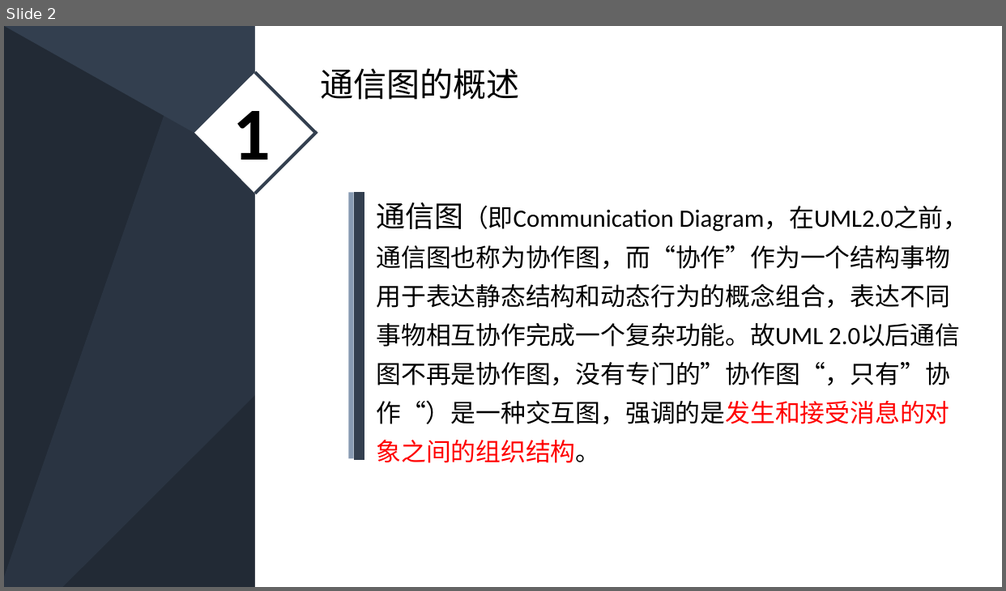
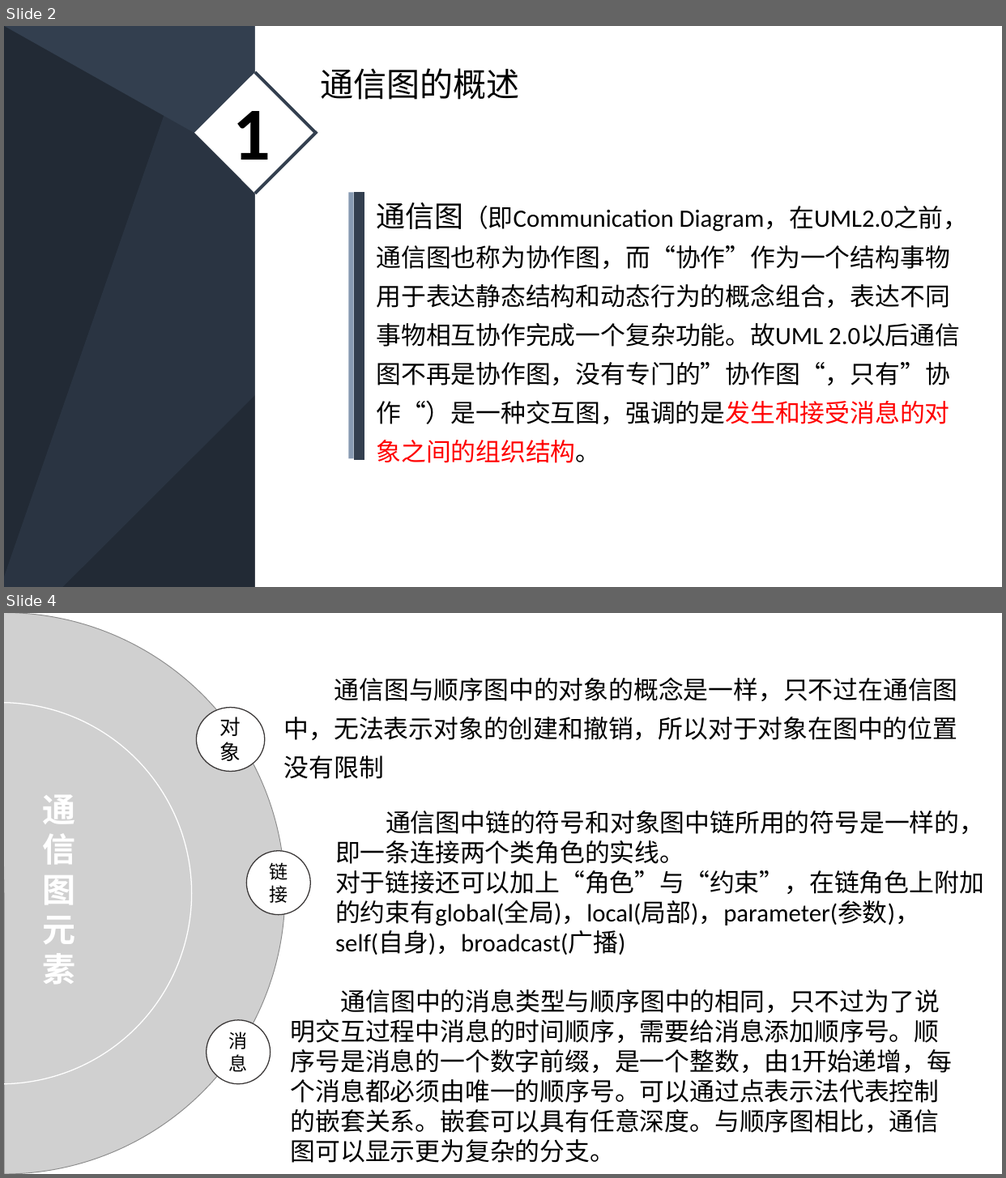
Before and after one commit to PRD2018-G03/PRD2018-G03-SoftwareEngineeringProject, a slide deck: 非受控文档/2_叶柏成/PPT/深蓝低调稳重商务PPT模板.pptx. Shown one above the other, each under a label of ours: slide 2 before the commit, slides 2 and 4 after it; the slides between them are not shown. The pictures are 1006x591 and 1006x1178 pixels, drawn with LibreOffice and Linux fonts; fonts in the diff are those of the drawing; grey boxes stand for pictures. Boxes give left, top, right and bottom in pixels: in the first picture for what was removed or moved away, otherwise in the second. Text is boxed around its words. In the diff, an @@ line names an element or a change of style, - is before the commit and + after.

```diff
--- a/非受控文档/2_叶柏成/PPT/深蓝低调稳重商务PPT模板.pptx
+++ b/非受控文档/2_叶柏成/PPT/深蓝低调稳重商务PPT模板.pptx
@@ slide 4 added at bbox=[4, 613, 1002, 1174], background #FFFFFF @@
@@ picture added at bbox=[4, 613, 286, 1174] @@
@@ text added at bbox=[284, 677, 958, 779], 24 pt, text #000000 @@
+通信图与顺序图中的对象的概念是一样，只不过在通信图中，无法表示对象的创建和撤销，所以对于对象在图中的位置没有限制
@@ ellipse added at bbox=[4, 703, 192, 1084], outline #FFFFFF 1 pt @@
@@ ellipse added at bbox=[197, 707, 265, 771], fill #FFFFFF, outline #3B3838 1 pt, 20 pt, text #000000 @@
+对象
@@ text added at bbox=[43, 795, 76, 984], 32 pt, text #FFFFFF, bold @@
+通信图元素
@@ text added at bbox=[335, 811, 984, 955], 24 pt, text #000000 @@
+通信图中链的符号和对象图中链所用的符号是一样的，即一条连接两个类角色的实线。
+对于链接还可以加上“角色”与“约束”，在链角色上附加的约束有global(全局)，local(局部)，parameter(参数)，self(自身)，broadcast(广播)
@@ ellipse added at bbox=[246, 851, 310, 914], fill #FFFFFF, outline #3B3838 1 pt, 18 pt, text #000000 @@
+链接
@@ text added at bbox=[291, 990, 952, 1163], 24 pt, text #000000 @@
+通信图中的消息类型与顺序图中的相同，只不过为了说明交互过程中消息的时间顺序，需要给消息添加顺序号。顺序号是消息的一个数字前缀，是一个整数，由1开始递增，每个消息都必须由唯一的顺序号。可以通过点表示法代表控制的嵌套关系。嵌套可以具有任意深度。与顺序图相比，通信图可以显示更为复杂的分支。
@@ ellipse added at bbox=[206, 1020, 270, 1084], fill #FFFFFF, outline #3B3838 1 pt, 18 pt, text #000000 @@
+消息
```
Also in this commit, not shown: 3 slides changed, 5 other slides added, 7 slides removed.
